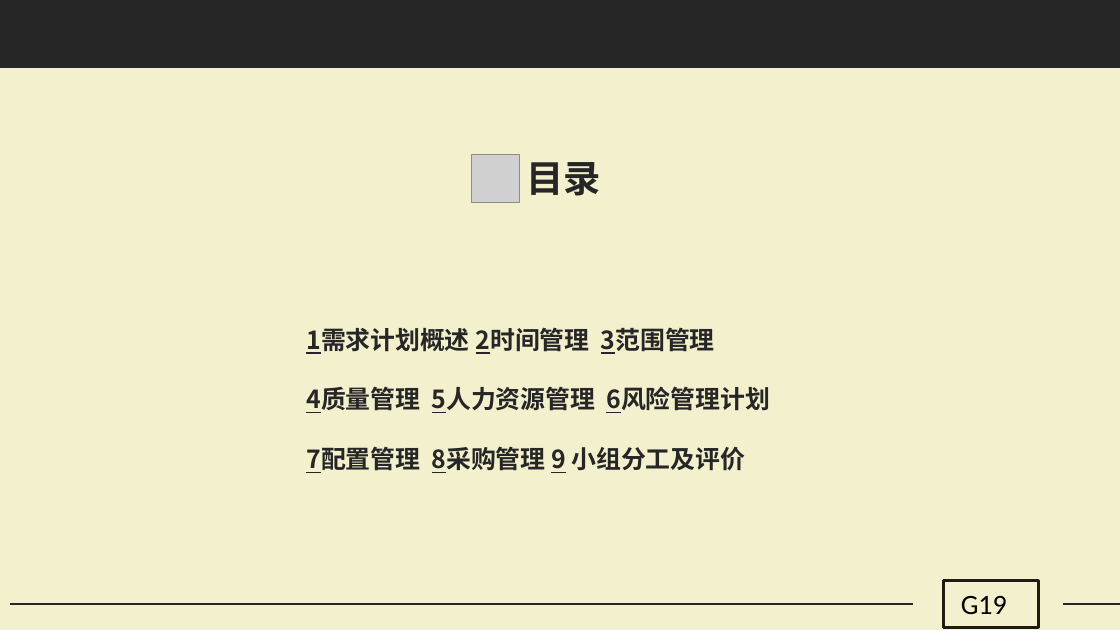
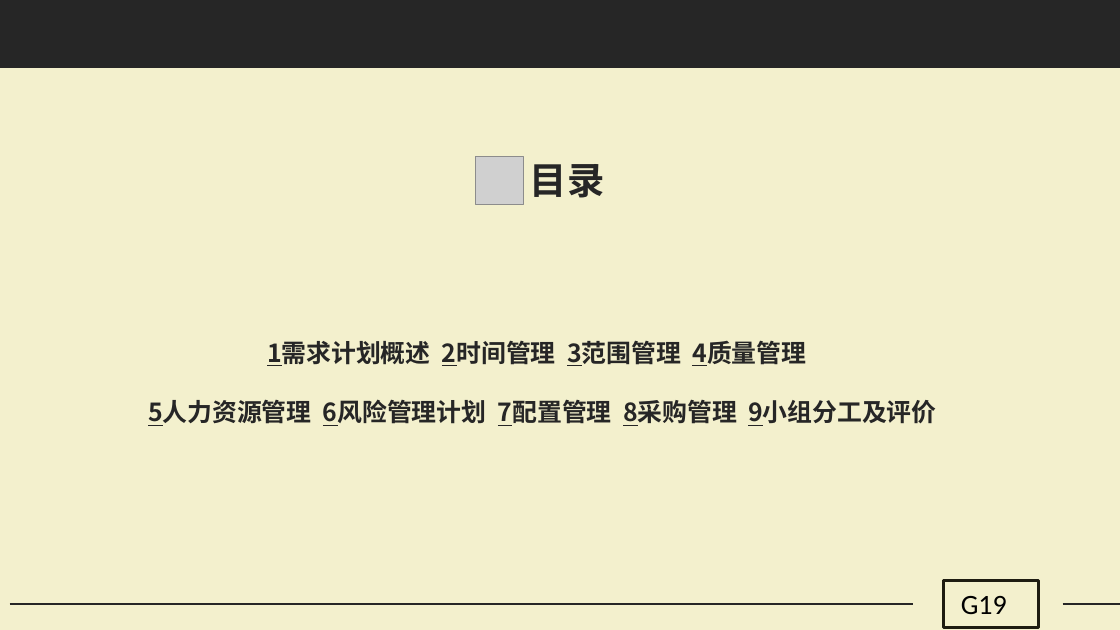
Before and after one commit to G19-Fish/PRD2018-G19, a slide deck: slide 2 of PRD2018-G19-需求项目计划PPT.pptx. Drawn at 1120x630 pixels with LibreOffice and Linux fonts; fonts in the diff are those of the drawing; grey boxes stand for pictures. Boxes give left, top, right and bottom in pixels: in the first picture for what was removed or moved away, otherwise in the second. Text is boxed around its words. In the diff, an @@ line names an element or a change of style, - is before the commit and + after.

```diff
--- a/PRD2018-G19-需求项目计划PPT.pptx
+++ b/PRD2018-G19-需求项目计划PPT.pptx
@@ text "目录": place and size @@
-text "目录" at [526,162,601,196]
+text "目录" at [530,164,605,198]
@@ text at [148,340,936,426]: text changed @@
-1需求计划概述 2时间管理 3范围管理
-4质量管理 5人力资源管理 6风险管理计划
-7配置管理 8采购管理 9 小组分工及评价
+1需求计划概述 2时间管理 3范围管理 4质量管理
+5人力资源管理 6风险管理计划 7配置管理 8采购管理 9小组分工及评价
```
Also in this commit, not shown: 32 other slides changed, 6 slides added, 1 slide removed.
